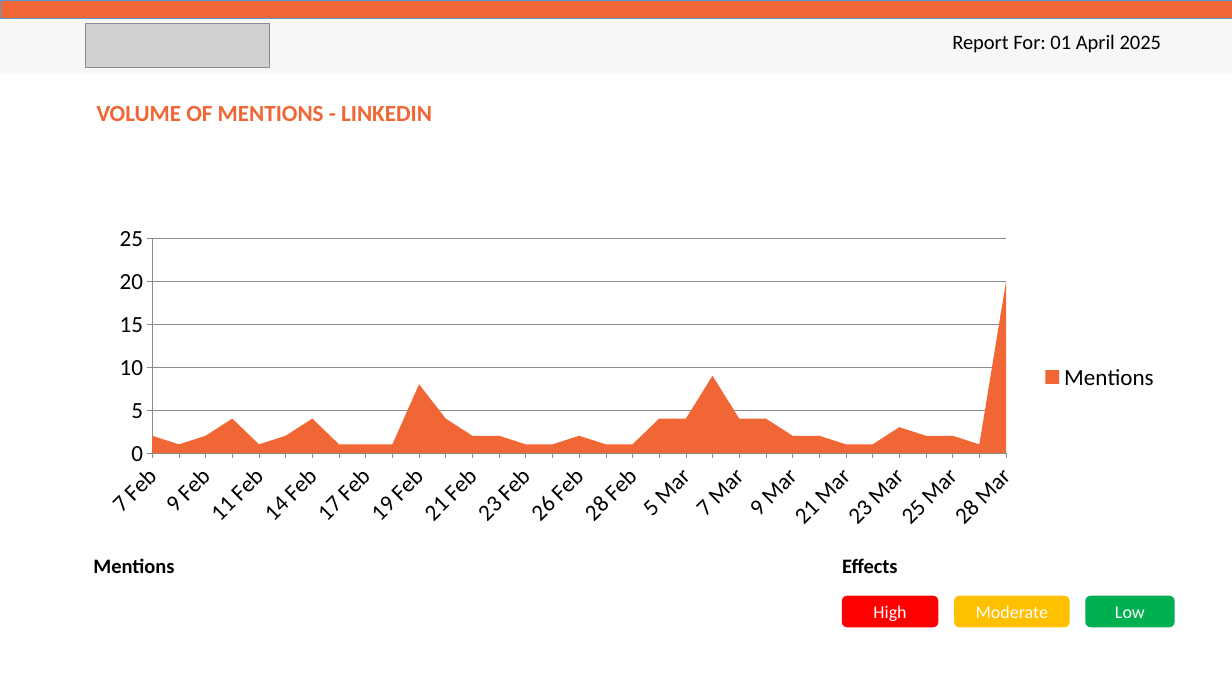
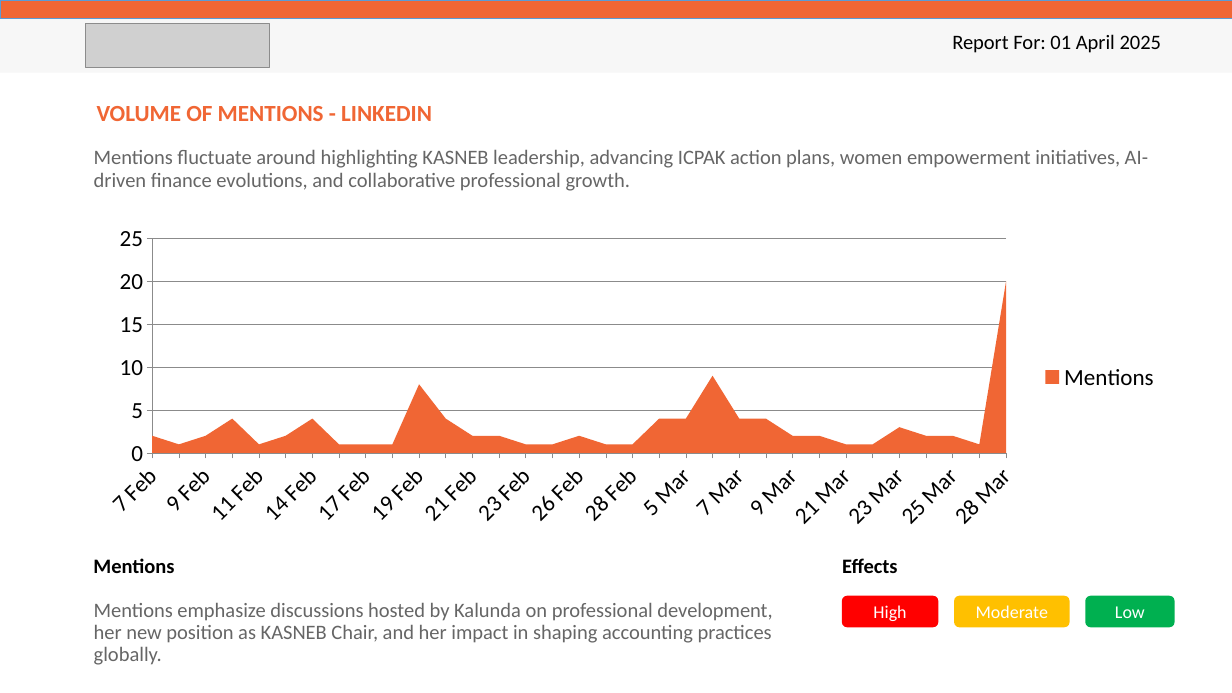
Before and after one commit to Oxygene-Creative/o2-audiovisual-api, a slide deck: slide 7 of app/reporters/samples/digital_safaricom.pptx. Drawn at 1232x693 pixels with LibreOffice and Linux fonts; fonts in the diff are those of the drawing; grey boxes stand for pictures. Boxes give left, top, right and bottom in pixels: in the first picture for what was removed or moved away, otherwise in the second. Text is boxed around its words. In the diff, an @@ line names an element or a change of style, - is before the commit and + after.

```diff
--- a/app/reporters/samples/digital_safaricom.pptx
+++ b/app/reporters/samples/digital_safaricom.pptx
@@ text added at bbox=[94, 150, 1148, 191], 16 pt, text #666666 @@
+Mentions fluctuate around highlighting KASNEB leadership, advancing ICPAK action plans, women empowerment initiatives, AI-driven finance evolutions, and collaborative professional growth.
@@ text added at bbox=[94, 603, 772, 665], 16 pt, text #666666 @@
+Mentions emphasize discussions hosted by Kalunda on professional development, her new position as KASNEB Chair, and her impact in shaping accounting practices globally.
```
Also in this commit, not shown: 13 other slides changed, 10 other files.
